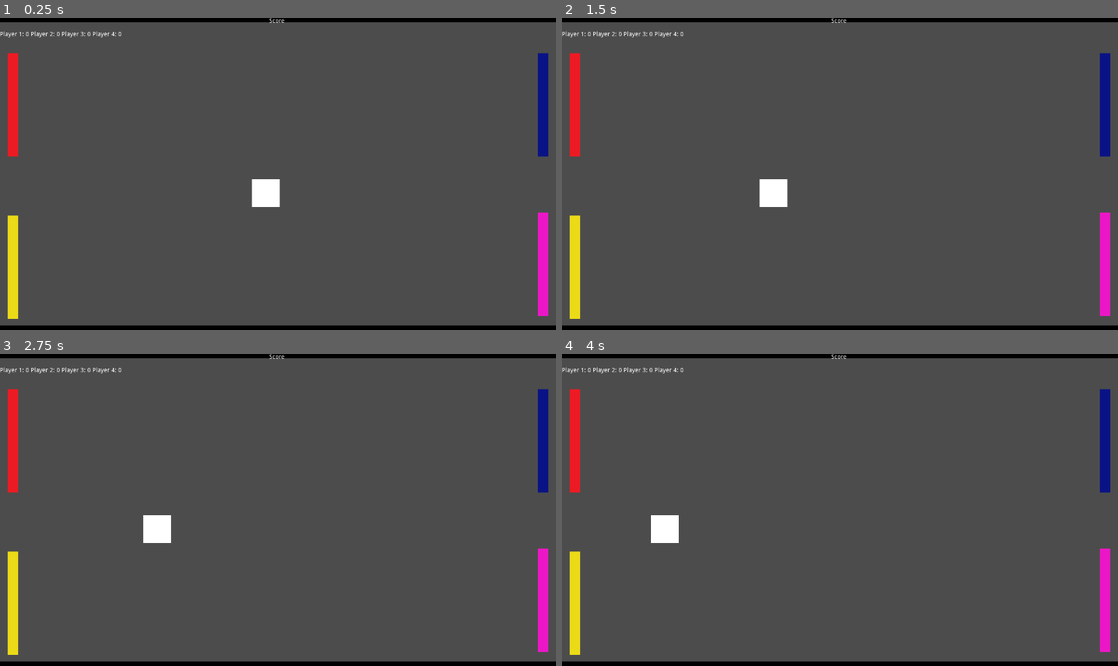
Above: before the commit, frames 1-4 (two rows, left to right).
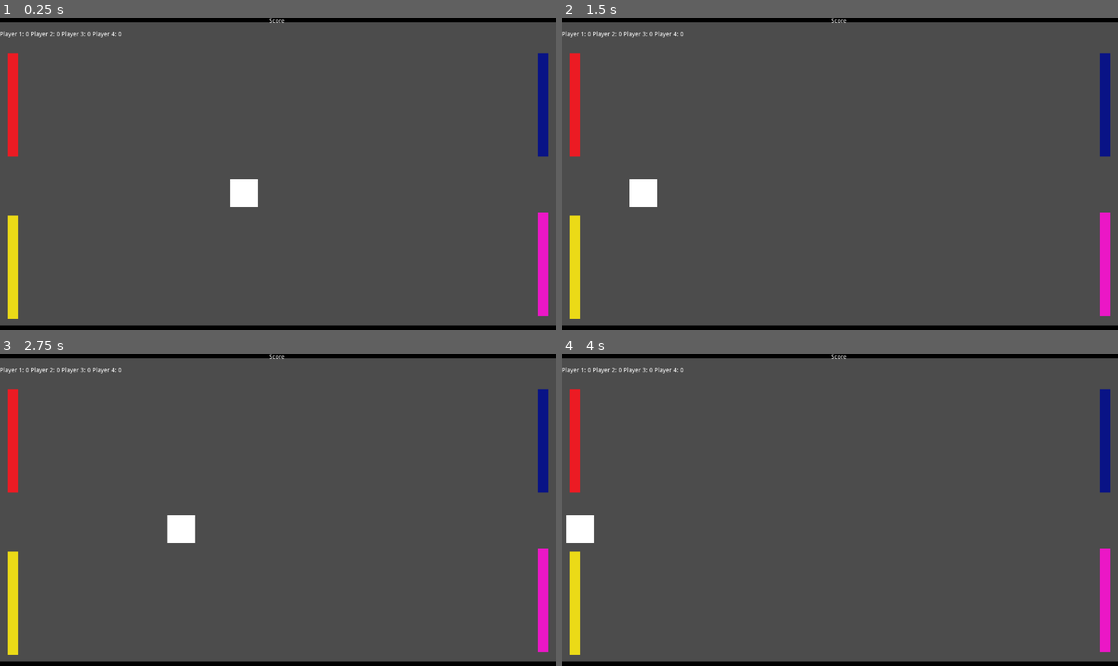
Above: after the commit, the same moments.

Repository: devmcclu/Pong2-Electric-Boogalo
Game: Godot game, scene res://Main.tscn
Same seed, same stepped clock (60 frames per second), same inputs: the game is played once before the commit and once after it.
Inputs:
- Up to frame 1 (0.25 s): no input
- Up to frame 2 (1.5 s): no input
- Up to frame 3 (2.75 s): no input
- Up to frame 4 (4 s): no input

The runs differ from the first frame. In frame 1, 0.7% of the frame differs, in the area x 41-51%, y 51-61%; in frame 2, 0.9%, in the area x 12-41%, y 51-61%; in frame 3, 0.8%; in frame 4, 0.9%.

Commit message:
Create check for ball if no player has hit the ball

Diff:
--- a/Main.tscn
+++ b/Main.tscn
@@ -24,6 +24,8 @@
 
 [node name="players" type="Node2D" parent="." index="0"]
 
+editor/display_folded = true
+
 [node name="player_1" type="Area2D" parent="players" index="0"]
 
 position = Vector2( 30, 200 )
@@ -159,7 +161,7 @@
 __meta__ = {
 "_edit_group_": true
 }
-speed = 100
+speed = 300
 
 [node name="ball" type="Sprite" parent="ball" index="0"]
 
@@ -194,6 +196,7 @@
 
 [node name="CanvasLayer" type="CanvasLayer" parent="." index="4"]
 
+editor/display_folded = true
 layer = 1
 offset = Vector2( 0, 0 )
 rotation = 0.0
--- a/ball.gd
+++ b/ball.gd
@@ -11,7 +11,6 @@
 
 func reset():
 	position = initial_pos
-	speed = 100
 	direction = Vector2(-1, 0)
 
 func _process(delta):
--- a/goal.gd
+++ b/goal.gd
@@ -20,9 +20,12 @@
 
 func _on_area_entered(area):
 	if area.get_name() == "ball":
-		score_text = get_node("../../CanvasLayer/Container/HBoxContainer/player_"+str(area.last_player)+"_score")
-		player = get_node("../../players/player_"+str(area.last_player))
-		player.score += 1
-		score_text.text = "Player " + str(area.last_player) + ": " + str(player.score)
-		area.reset()
+		if area.last_player == 0:
+			area.reset()
+		else:
+			score_text = get_node("../../CanvasLayer/Container/HBoxContainer/player_"+str(area.last_player)+"_score")
+			player = get_node("../../players/player_"+str(area.last_player))
+			player.score += 1
+			score_text.text = "Player " + str(area.last_player) + ": " + str(player.score)
+			area.reset()
 	pass # replace with function body
